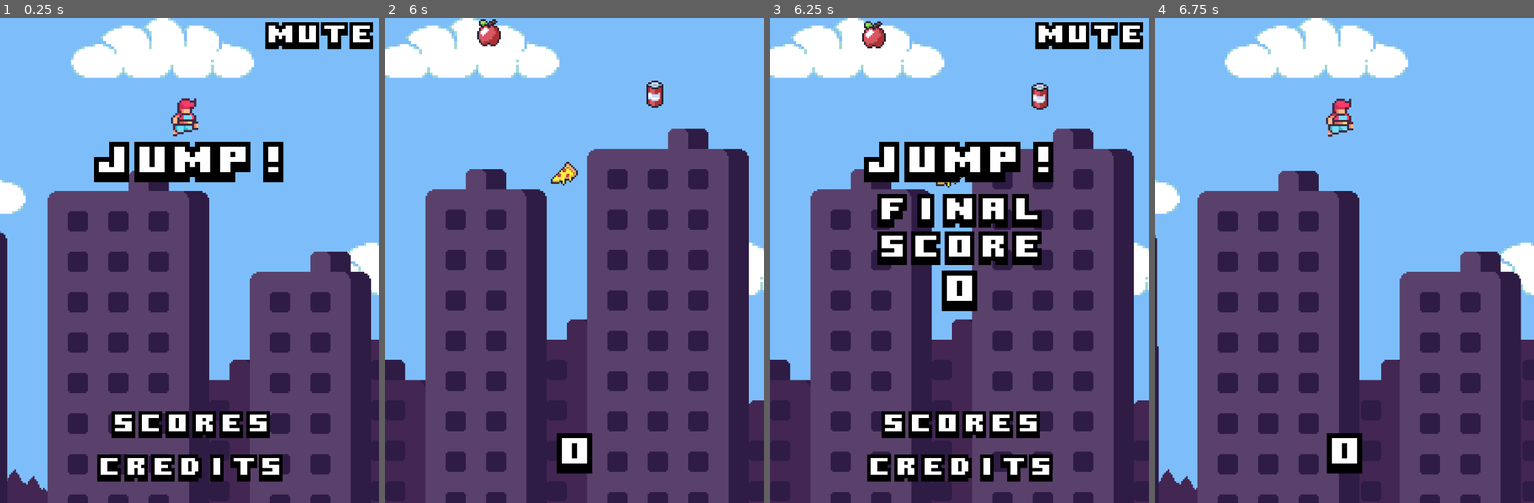
Above: before the commit, frames 1-4 (left to right).
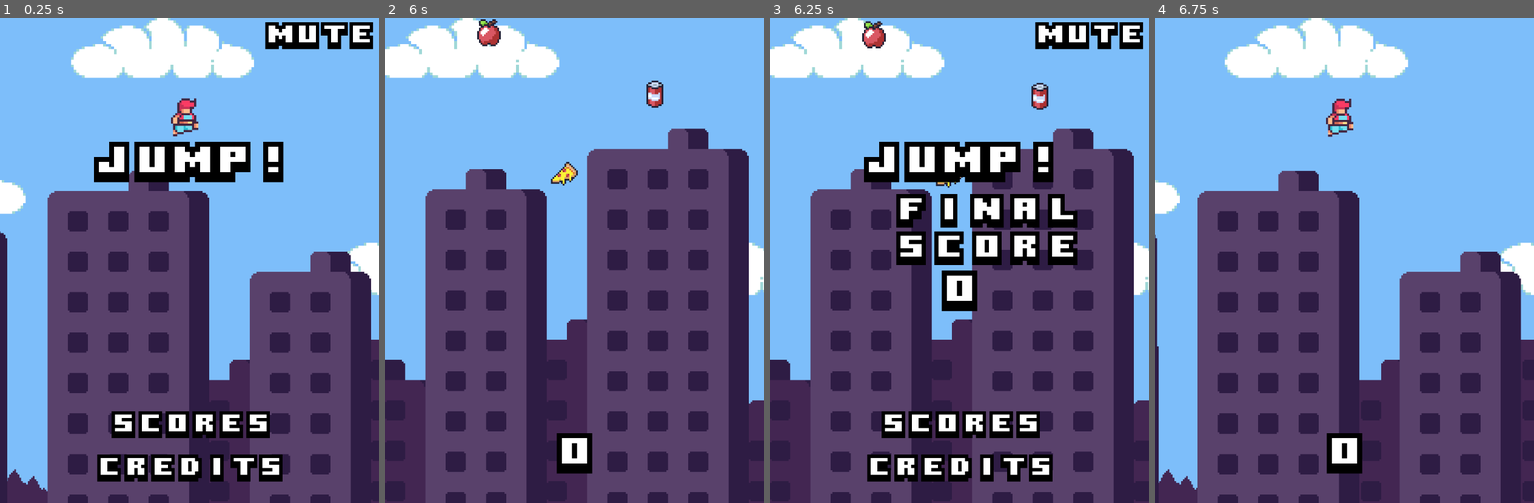
Above: after the commit, the same moments.

Repository: MarmadileManteater/Jump
Game: Godot game, scene res://scenes/container_scene.tscn
Same seed, same stepped clock (60 frames per second), same inputs: the game is played once before the commit and once after it.
Inputs (mouse positions are in pixels of both pictures, inside the frame that each line leads up to):
- Up to frame 1 (0.25 s): no input
- Up to frame 2 (6 s): tap Enter (ui_accept) at 0.5, 0.77, 1.52, 3.02, 3.77, 4.52 s; move the mouse to (657, 236) at 0.52 s; click (657, 236) at 0.67 s; move the mouse to (498, 284) at 1.27 s; click (498, 284) at 1.42 s; move the mouse to (612, 153) at 2.02 s; click (612, 153) at 2.17 s; move the mouse to (555, 357) at 2.77 s; click (555, 357) at 2.92 s; move the mouse to (688, 333) at 3.52 s; click (688, 333) at 3.67 s; move the mouse to (460, 187) at 4.27 s; click (460, 187) at 4.42 s; move the mouse to (593, 260) at 5.02 s; click (593, 260) at 5.17 s; move the mouse to (517, 139) at 5.77 s; click (517, 139) at 5.92 s
- Up to frame 3 (6.25 s): tap Enter (ui_accept) at 6.02 s
- Up to frame 4 (6.75 s): move the mouse to (1427, 236) at 6.52 s; click (1427, 236) at 6.67 s

Frames 1-2 are identical in both runs. In frame 3, 4.7% of the frame differs, in the area x 28-82%, y 36-51%; in frame 4, nothing differs.

Commit message:
fix tileset errors

Diff:
--- a/scenes/container_scene.tscn
+++ b/scenes/container_scene.tscn
@@ -16,7 +16,6 @@
 6:0/0 = 0
 7:0/0 = 0
 8:0/0 = 0
-9:0/0 = 0
 0:1/0 = 0
 1:1/0 = 0
 2:1/0 = 0
@@ -26,7 +25,6 @@
 6:1/0 = 0
 7:1/0 = 0
 8:1/0 = 0
-9:1/0 = 0
 0:2/0 = 0
 1:2/0 = 0
 2:2/0 = 0
@@ -36,7 +34,6 @@
 6:2/0 = 0
 7:2/0 = 0
 8:2/0 = 0
-9:2/0 = 0
 0:3/0 = 0
 1:3/0 = 0
 2:3/0 = 0
@@ -46,7 +43,6 @@
 6:3/0 = 0
 7:3/0 = 0
 8:3/0 = 0
-9:3/0 = 0
 0:4/0 = 0
 1:4/0 = 0
 2:4/0 = 0
@@ -56,7 +52,6 @@
 6:4/0 = 0
 7:4/0 = 0
 8:4/0 = 0
-9:4/0 = 0
 0:5/0 = 0
 1:5/0 = 0
 2:5/0 = 0
@@ -66,7 +61,6 @@
 6:5/0 = 0
 7:5/0 = 0
 8:5/0 = 0
-9:5/0 = 0
 0:6/0 = 0
 1:6/0 = 0
 2:6/0 = 0
@@ -76,7 +70,6 @@
 6:6/0 = 0
 7:6/0 = 0
 8:6/0 = 0
-9:6/0 = 0
 0:7/0 = 0
 1:7/0 = 0
 2:7/0 = 0
@@ -137,7 +130,6 @@
 6:0/0 = 0
 7:0/0 = 0
 8:0/0 = 0
-9:0/0 = 0
 0:1/0 = 0
 1:1/0 = 0
 2:1/0 = 0
@@ -147,7 +139,6 @@
 6:1/0 = 0
 7:1/0 = 0
 8:1/0 = 0
-9:1/0 = 0
 0:2/0 = 0
 1:2/0 = 0
 2:2/0 = 0
@@ -157,7 +148,6 @@
 6:2/0 = 0
 7:2/0 = 0
 8:2/0 = 0
-9:2/0 = 0
 0:3/0 = 0
 1:3/0 = 0
 2:3/0 = 0
@@ -167,7 +157,6 @@
 6:3/0 = 0
 7:3/0 = 0
 8:3/0 = 0
-9:3/0 = 0
 0:4/0 = 0
 1:4/0 = 0
 2:4/0 = 0
@@ -177,7 +166,6 @@
 6:4/0 = 0
 7:4/0 = 0
 8:4/0 = 0
-9:4/0 = 0
 0:5/0 = 0
 1:5/0 = 0
 2:5/0 = 0
@@ -187,7 +175,6 @@
 6:5/0 = 0
 7:5/0 = 0
 8:5/0 = 0
-9:5/0 = 0
 0:6/0 = 0
 1:6/0 = 0
 2:6/0 = 0
@@ -197,7 +184,6 @@
 6:6/0 = 0
 7:6/0 = 0
 8:6/0 = 0
-9:6/0 = 0
 0:7/0 = 0
 1:7/0 = 0
 2:7/0 = 0
@@ -343,7 +329,6 @@
 6:0/0 = 0
 7:0/0 = 0
 8:0/0 = 0
-9:0/0 = 0
 0:1/0 = 0
 1:1/0 = 0
 2:1/0 = 0
@@ -353,7 +338,6 @@
 6:1/0 = 0
 7:1/0 = 0
 8:1/0 = 0
-9:1/0 = 0
 0:2/0 = 0
 1:2/0 = 0
 2:2/0 = 0
@@ -363,7 +347,6 @@
 6:2/0 = 0
 7:2/0 = 0
 8:2/0 = 0
-9:2/0 = 0
 0:3/0 = 0
 1:3/0 = 0
 2:3/0 = 0
@@ -373,7 +356,6 @@
 6:3/0 = 0
 7:3/0 = 0
 8:3/0 = 0
-9:3/0 = 0
 0:4/0 = 0
 1:4/0 = 0
 2:4/0 = 0
@@ -383,7 +365,6 @@
 6:4/0 = 0
 7:4/0 = 0
 8:4/0 = 0
-9:4/0 = 0
 0:5/0 = 0
 1:5/0 = 0
 2:5/0 = 0
@@ -393,7 +374,6 @@
 6:5/0 = 0
 7:5/0 = 0
 8:5/0 = 0
-9:5/0 = 0
 0:6/0 = 0
 1:6/0 = 0
 2:6/0 = 0
@@ -403,7 +383,6 @@
 6:6/0 = 0
 7:6/0 = 0
 8:6/0 = 0
-9:6/0 = 0
 0:7/0 = 0
 1:7/0 = 0
 2:7/0 = 0
--- a/scenes/credits.tscn
+++ b/scenes/credits.tscn
@@ -22,7 +22,6 @@
 6:0/0 = 0
 7:0/0 = 0
 8:0/0 = 0
-9:0/0 = 0
 0:1/0 = 0
 1:1/0 = 0
 2:1/0 = 0
@@ -32,7 +31,6 @@
 6:1/0 = 0
 7:1/0 = 0
 8:1/0 = 0
-9:1/0 = 0
 0:2/0 = 0
 1:2/0 = 0
 2:2/0 = 0
@@ -42,7 +40,6 @@
 6:2/0 = 0
 7:2/0 = 0
 8:2/0 = 0
-9:2/0 = 0
 0:3/0 = 0
 1:3/0 = 0
 2:3/0 = 0
@@ -52,7 +49,6 @@
 6:3/0 = 0
 7:3/0 = 0
 8:3/0 = 0
-9:3/0 = 0
 0:4/0 = 0
 1:4/0 = 0
 2:4/0 = 0
@@ -62,7 +58,6 @@
 6:4/0 = 0
 7:4/0 = 0
 8:4/0 = 0
-9:4/0 = 0
 0:5/0 = 0
 1:5/0 = 0
 2:5/0 = 0
@@ -72,7 +67,6 @@
 6:5/0 = 0
 7:5/0 = 0
 8:5/0 = 0
-9:5/0 = 0
 0:6/0 = 0
 1:6/0 = 0
 2:6/0 = 0
@@ -82,7 +76,6 @@
 6:6/0 = 0
 7:6/0 = 0
 8:6/0 = 0
-9:6/0 = 0
 0:7/0 = 0
 1:7/0 = 0
 2:7/0 = 0
--- a/scenes/number_2.tscn
+++ b/scenes/number_2.tscn
@@ -412,7 +412,6 @@
 6:0/0 = 0
 7:0/0 = 0
 8:0/0 = 0
-9:0/0 = 0
 0:1/0 = 0
 1:1/0 = 0
 2:1/0 = 0
@@ -422,7 +421,6 @@
 6:1/0 = 0
 7:1/0 = 0
 8:1/0 = 0
-9:1/0 = 0
 0:2/0 = 0
 1:2/0 = 0
 2:2/0 = 0
@@ -432,7 +430,6 @@
 6:2/0 = 0
 7:2/0 = 0
 8:2/0 = 0
-9:2/0 = 0
 0:3/0 = 0
 1:3/0 = 0
 2:3/0 = 0
@@ -442,7 +439,6 @@
 6:3/0 = 0
 7:3/0 = 0
 8:3/0 = 0
-9:3/0 = 0
 0:4/0 = 0
 1:4/0 = 0
 2:4/0 = 0
@@ -452,7 +448,6 @@
 6:4/0 = 0
 7:4/0 = 0
 8:4/0 = 0
-9:4/0 = 0
 0:5/0 = 0
 1:5/0 = 0
 2:5/0 = 0
@@ -462,7 +457,6 @@
 6:5/0 = 0
 7:5/0 = 0
 8:5/0 = 0
-9:5/0 = 0
 0:6/0 = 0
 1:6/0 = 0
 2:6/0 = 0
@@ -472,16 +466,15 @@
 6:6/0 = 0
 7:6/0 = 0
 8:6/0 = 0
-9:6/0 = 0
 0:7/0 = 0
 1:7/0 = 0
 2:7/0 = 0
 3:7/0 = 0
 4:7/0 = 0
 5:7/0 = 0
-6:7/0 = 0
 
 [sub_resource type="TileSet" id="TileSet_pl2e3"]
+tile_size = Vector2i(18, 16)
 sources/0 = SubResource("TileSetAtlasSource_e7thi")
 
 [node name="Root" type="Node2D"]
Not shown, added: cc-by-sa_0.png.import
Not shown, changed: export_presets.cfg
Not shown, added: godot_logo.png.import
Not shown, added: icon.svg.import
Not shown, added: screenshots/1.png.import
Not shown, added: screenshots/2.png.import
Not shown, added: screenshots/3.png.import
Not shown, added: screenshots/title.png.import
